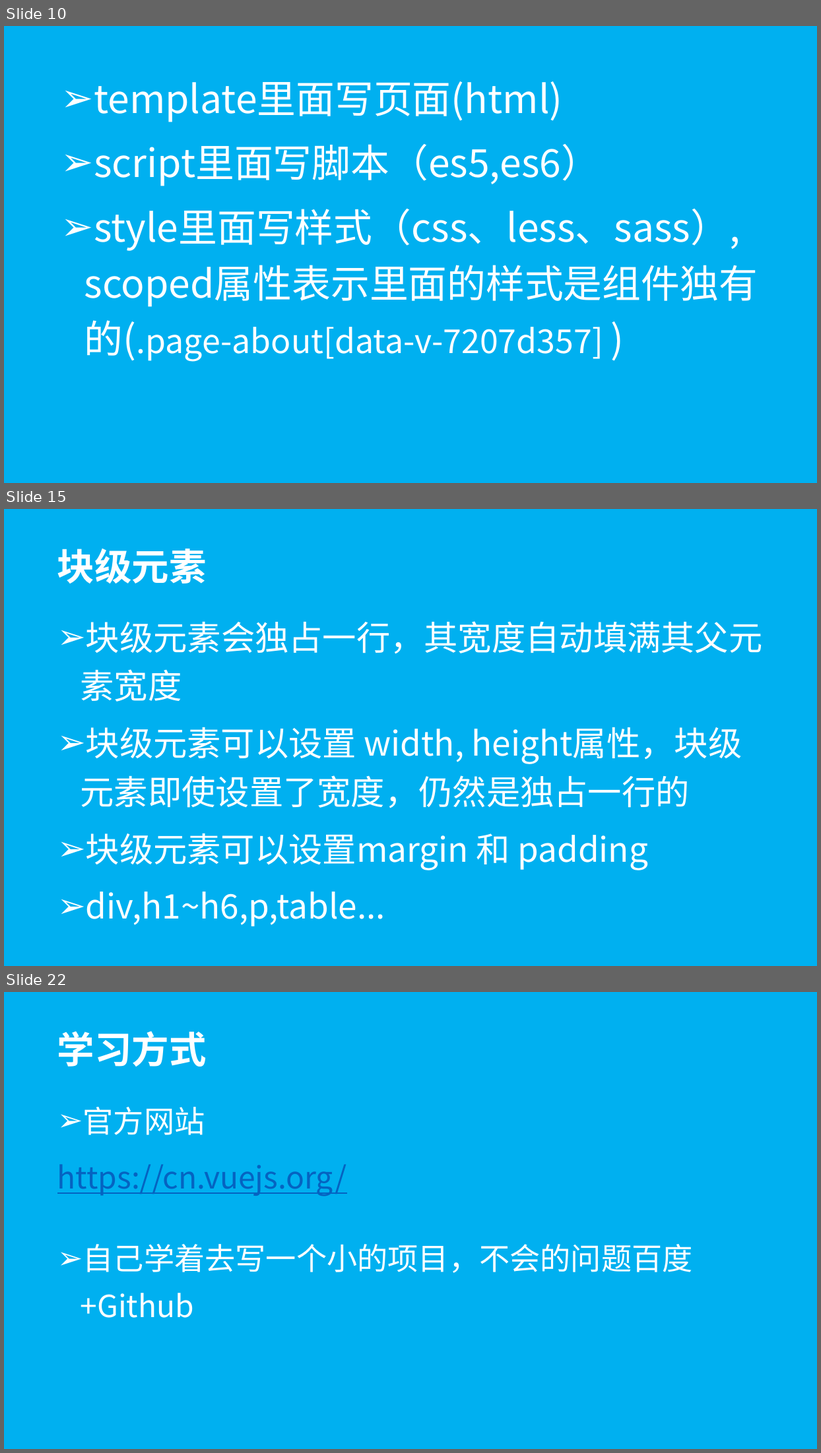
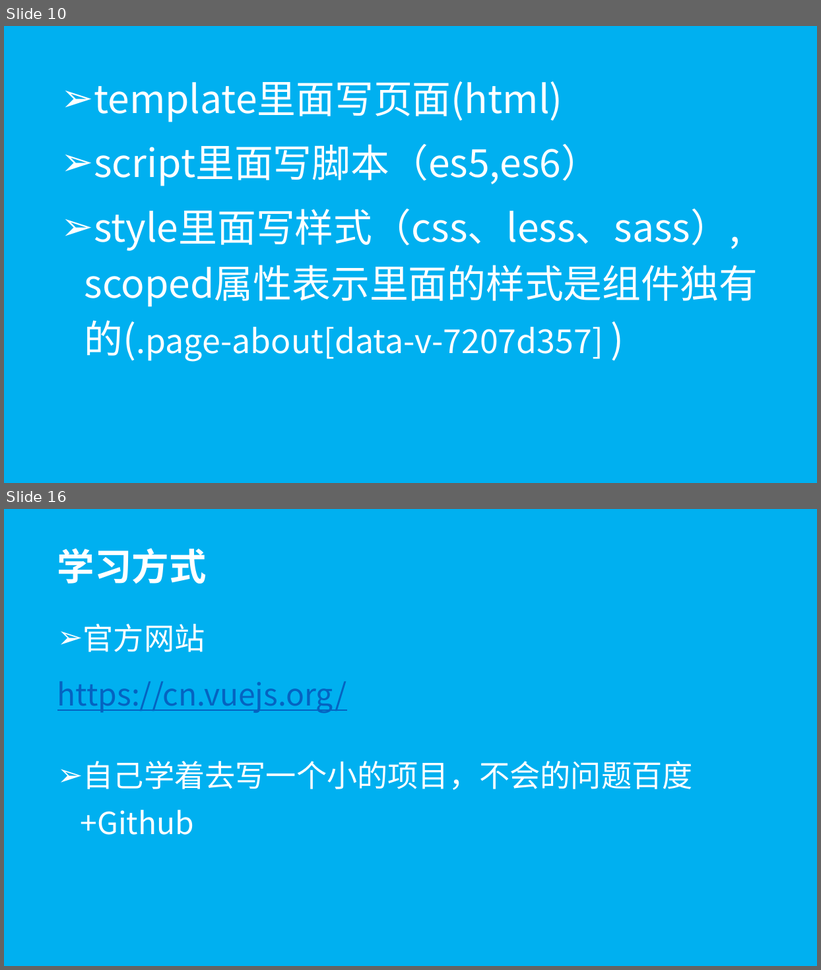
Before and after one commit to wugenshui/ppt, a slide deck: vue-webpack/vue-webpack.pptx. Shown one above the other, each under a label of ours: slides 10, 15 and 22 before the commit, slides 10 and 16 after it; the slides between them are not shown. The pictures are 821x1453 and 821x970 pixels, drawn with LibreOffice and Linux fonts; fonts in the diff are those of the drawing. Boxes give left, top, right and bottom in pixels: in the first picture for what was removed or moved away, otherwise in the second. Text is boxed around its words. In the diff, an @@ line names an element or a change of style, - is before the commit and + after.

```diff
--- a/vue-webpack/vue-webpack.pptx
+++ b/vue-webpack/vue-webpack.pptx
@@ slide 15 removed at [4,509,817,966], background #00B0F0 @@
@@ title removed at [57,549,207,584] @@
-块级元素
@@ subtitle removed at [81,621,763,927] @@
-➢ 块级元素会独占一行，其宽度自动填满其父元素宽度
-➢ 块级元素可以设置 width, height属性，块级元素即使设置了宽度，仍然是独占一行的
-➢ 块级元素可以设置margin 和 padding
-➢ div,h1~h6,p,table...
@@ what was slide 22 is now slide 16 @@
```
Also in this commit, not shown: 3 slides changed, 2 slides added, 7 other slides removed, 2 other files.
